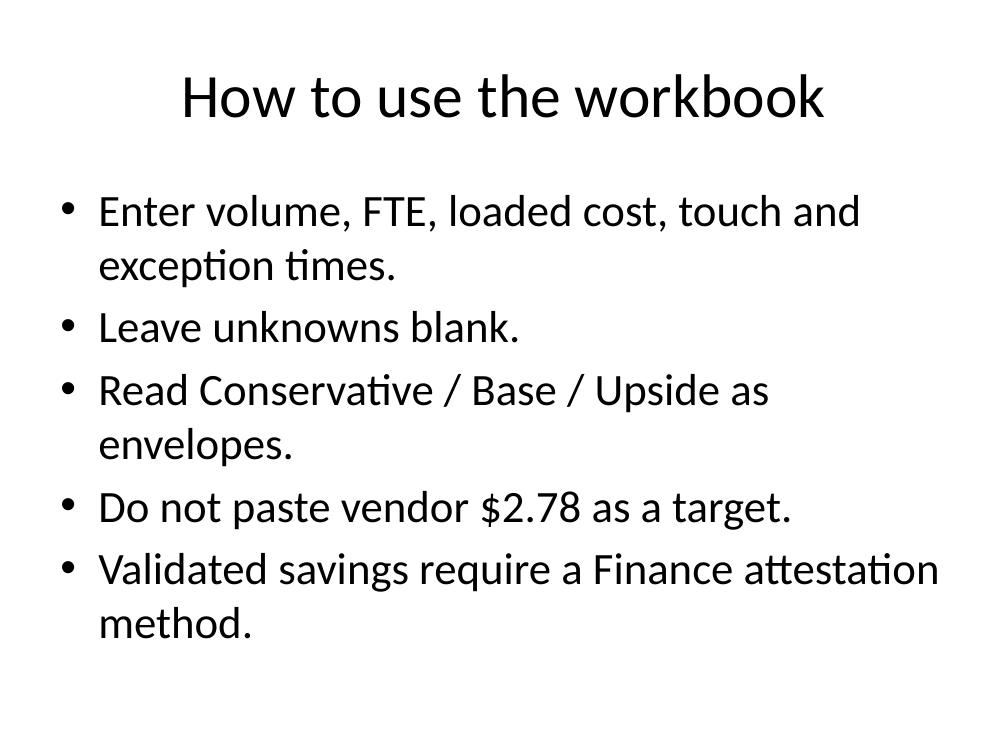
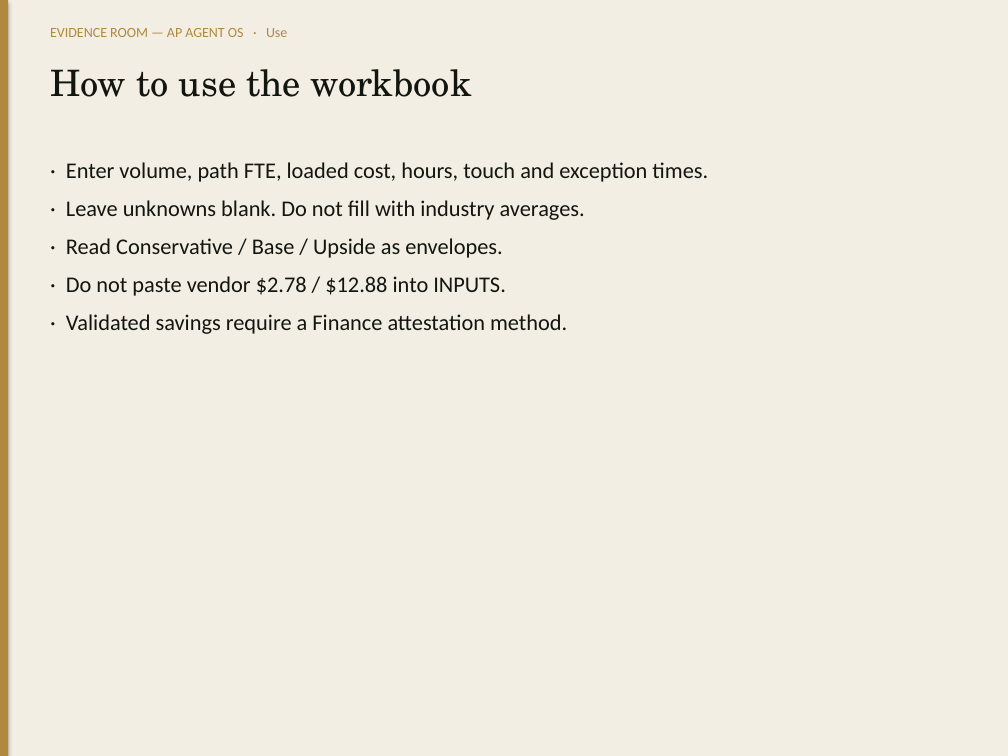
Before and after one commit to adamintelligenceai/Origin, a slide deck: slide 2 of evidence-room/04_AP_AGENT_OS_TEAM/Decks/ER_Business_Case_Deck.pptx. Drawn at 1008x756 pixels with LibreOffice and Linux fonts; fonts in the diff are those of the drawing. Boxes give left, top, right and bottom in pixels: in the first picture for what was removed or moved away, otherwise in the second. Text is boxed around its words. In the diff, an @@ line names an element or a change of style, - is before the commit and + after.

```diff
--- a/evidence-room/04_AP_AGENT_OS_TEAM/Decks/ER_Business_Case_Deck.pptx
+++ b/evidence-room/04_AP_AGENT_OS_TEAM/Decks/ER_Business_Case_Deck.pptx
@@ rectangle added at (0,0,1008,756), fill #F3EEE4 @@
@@ rectangle added at (0,0,8,756), fill #B0893E @@
@@ text added at (50,28,287,37), 10 pt, text #B0893E @@
+EVIDENCE ROOM — AP AGENT OS · Use
@@ text "How to use the workbook": place and size @@
-text "How to use the workbook" at (182,74,826,118)
+text "How to use the workbook" at (50,69,472,97)
@@ text "How to use the workbook" at (50,69,472,97): size 44 to 26 pt, font Calibri to TeX Gyre Schola, text colour #000000 to #12160F; alignment centre to left; vertical alignment middle to top @@
@@ text at (66,162,708,334): text changed; size 32 to 16 pt; text colour #000000 to #12160F @@
-• Enter volume, FTE, loaded cost, touch and exception times.
-• Leave unknowns blank.
-• Read Conservative / Base / Upside as envelopes.
-• Do not paste vendor $2.78 as a target.
-• Validated savings require a Finance attestation method.
+· Enter volume, path FTE, loaded cost, hours, touch and exception times.
+· Leave unknowns blank. Do not fill with industry averages.
+· Read Conservative / Base / Upside as envelopes.
+· Do not paste vendor $2.78 / $12.88 into INPUTS.
+· Validated savings require a Finance attestation method.
```
Also in this commit, not shown: 1 other slide changed, 6 slides added, 55 other files.
